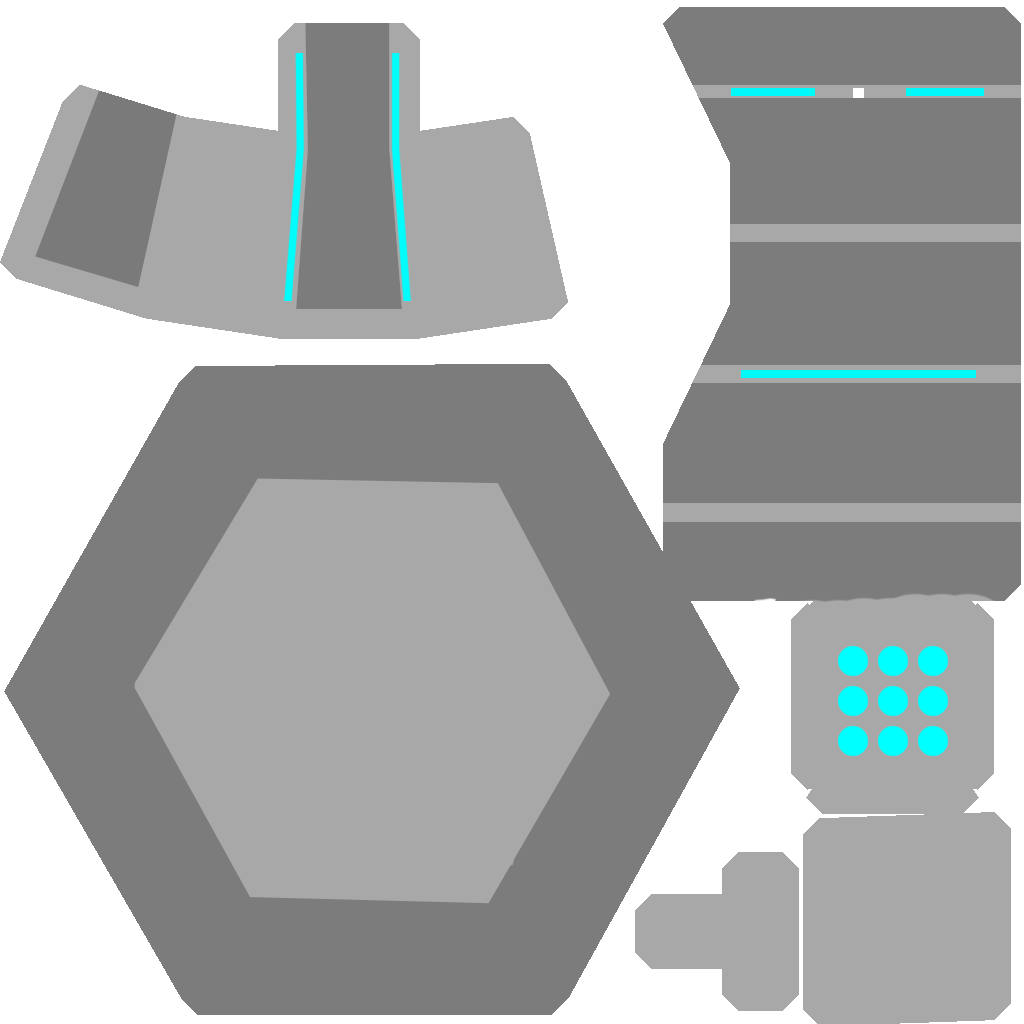
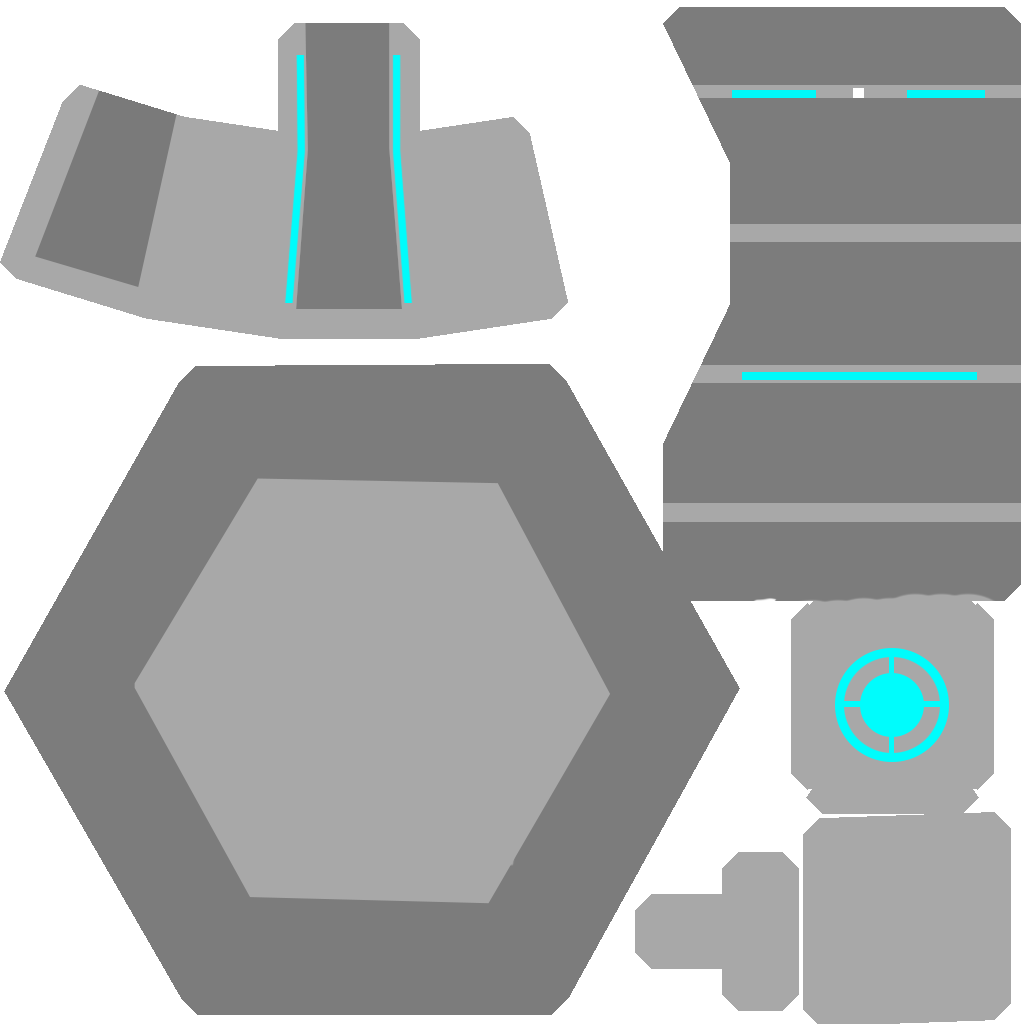
Comparing the layer stacks of the two w=1024, h=1024 images. Changes:
painted on "Layer 7" over (283, 53, 985, 762)
